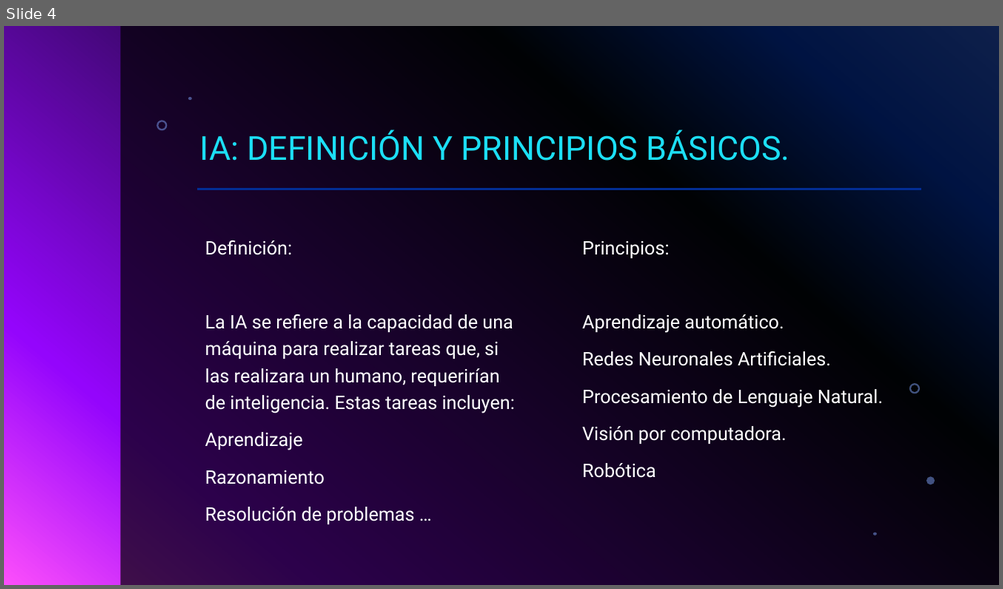
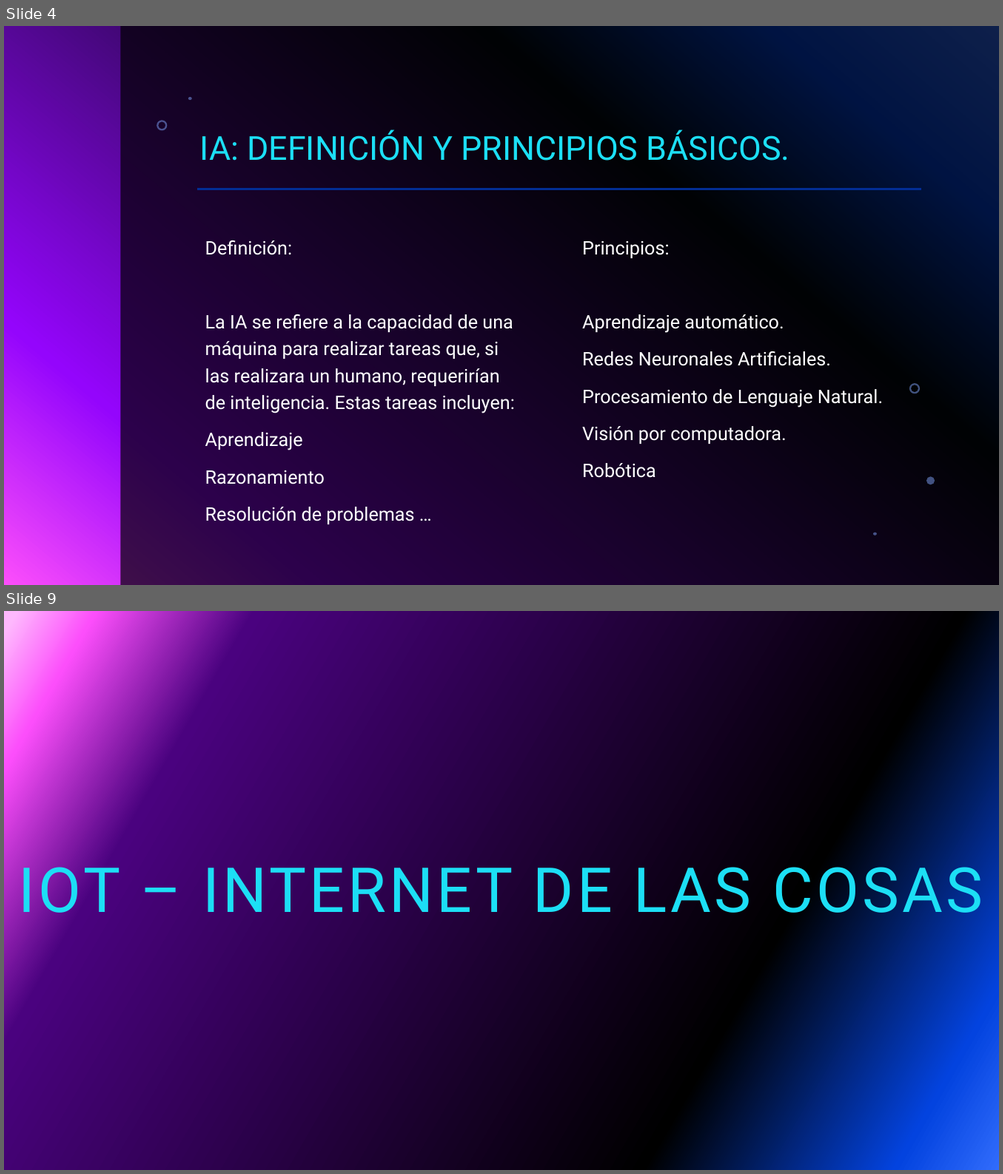
Before and after one commit to agarper2311/IES-Ntra-Sra-De-Los-Remedios, a slide deck: Digitalización/Tema 2/Tarea 2.1. Explorando las Técnologías Habilitadoras Digitales.pptx. Shown one above the other, each under a label of ours: slide 4 before the commit, slides 4 and 9 after it; the slides between them are not shown. The pictures are 1003x589 and 1003x1174 pixels, drawn with LibreOffice and Linux fonts; fonts in the diff are those of the drawing; background and template pictures are left out. Boxes give left, top, right and bottom in pixels: in the first picture for what was removed or moved away, otherwise in the second. Text is boxed around its words. In the diff, an @@ line names an element or a change of style, - is before the commit and + after.

```diff
--- a/Digitalización/Tema 2/Tarea 2.1. Explorando las Técnologías Habilitadoras Digitales.pptx
+++ b/Digitalización/Tema 2/Tarea 2.1. Explorando las Técnologías Habilitadoras Digitales.pptx
@@ slide 9 added at (x1=4, y1=611, x2=999, y2=1170), background picture (left out) @@
@@ title added at (x1=18, y1=856, x2=982, y2=928), 60 pt, text #1CDFF5 @@
+IOT – INTERNET DE LAS COSAS
```
Also in this commit, not shown: 5 other slides added.
